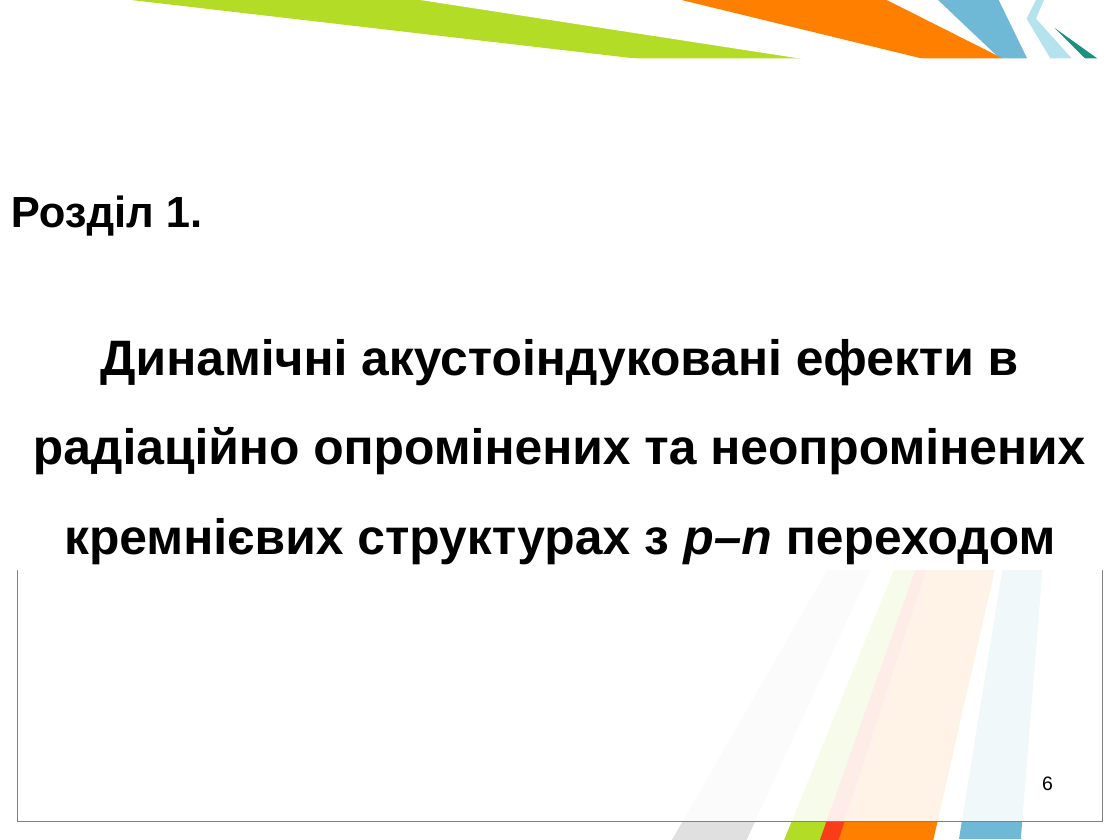
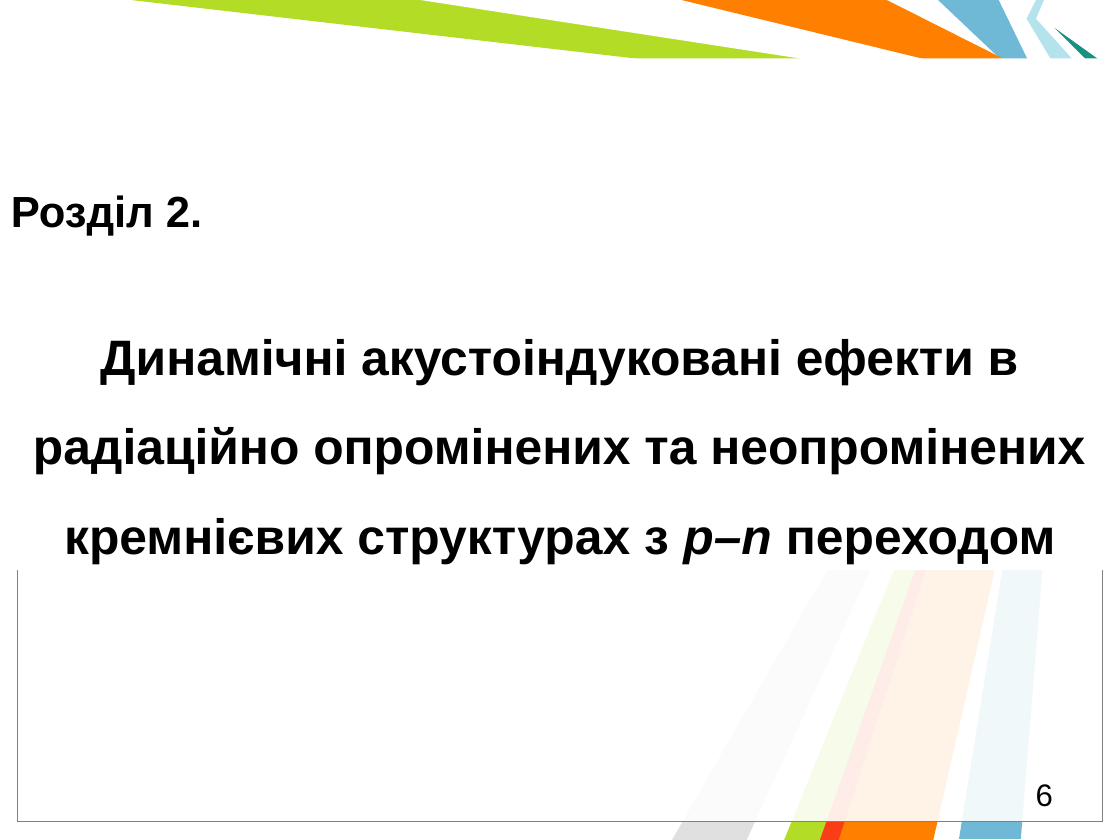
Before and after one commit to l432/Disser, a slide deck: slide 6 of Help/Dopovid/Olikh.ppt. Drawn at 1120x840 pixels with LibreOffice and Linux fonts; fonts in the diff are those of the drawing; background and template pictures are left out. Boxes give left, top, right and bottom in pixels: in the first picture for what was removed or moved away, otherwise in the second. Text is boxed around its words. In the diff, an @@ line names an element or a change of style, - is before the commit and + after.

```diff
--- a/Help/Dopovid/Olikh.ppt
+++ b/Help/Dopovid/Olikh.ppt
@@ text at (11, 195, 202, 236): text changed @@
-Розділ 1.
+Розділ 2.
@@ page number at (1036, 784, 1053, 807): size 12.5 to 20 pt; line spacing 0.8 to 1 @@
```
Also in this commit, not shown: 10 other slides changed, 6 slides added, 1 slide removed, 12 other files.
